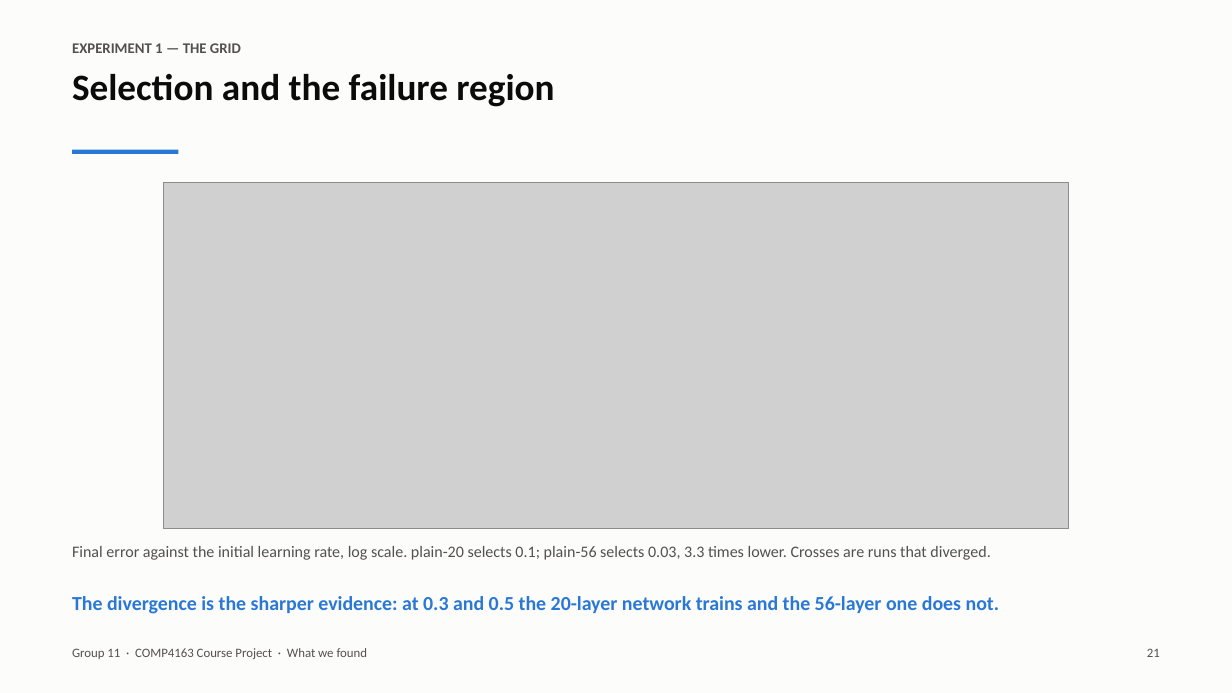
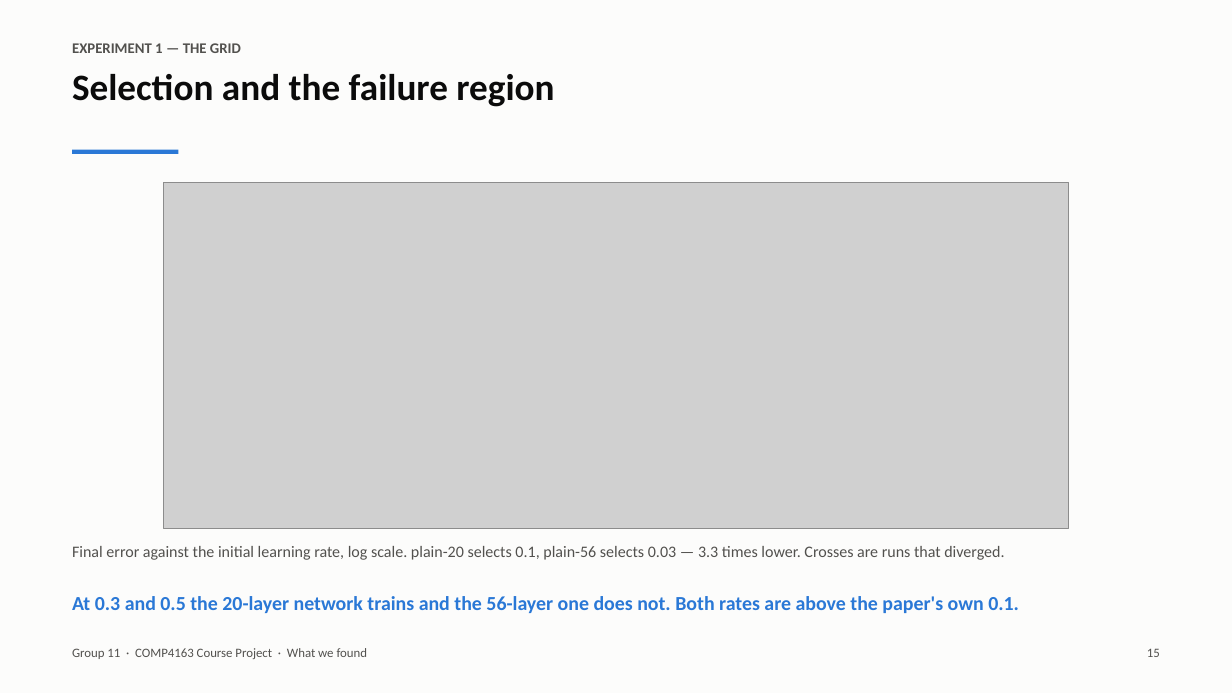
Before and after one commit to v68md6ttb2-ux/COMP4163-ResNet-Degradation, a slide deck: slide 15 of report/slides.pptx (slide 21 before the commit). Drawn at 1232x693 pixels with LibreOffice and Linux fonts; fonts in the diff are those of the drawing; grey boxes stand for pictures. Boxes give left, top, right and bottom in pixels: in the first picture for what was removed or moved away, otherwise in the second. Text is boxed around its words. In the diff, an @@ line names an element or a change of style, - is before the commit and + after.

Commit message:
Cut the deck from 37 slides to 25
Twenty main slides plus a divider and four backups, about 13 minutes of
speaking against the previous 20. What went:

- the stand-alone 'why it matters' slide and the architecture slide, whose
  points survive in the puzzle and hero slides
- the separate open-choices table, now a caption on the recipe table
- the standalone differences-of-means table, merged into the Table 6 slide
- the separate pre-registered-hypothesis slide, merged with the objection
- the gradients figure, left as one line on the mechanism slide (it is in the
  report and the backup sheet)
- two backup slides

Every graded element stays in the main flow: the extraction, the recipe and
its open choices, the three-seed table with the spread test, both experiments,
and the shown / not-shown conclusion.

```diff
--- a/report/slides.pptx
+++ b/report/slides.pptx
@@ text at (72, 546, 1004, 560): text changed @@
-Final error against the initial learning rate, log scale. plain-20 selects 0.1; plain-56 selects 0.03, 3.3 times lower. Crosses are runs that diverged.
+Final error against the initial learning rate, log scale. plain-20 selects 0.1, plain-56 selects 0.03 — 3.3 times lower. Crosses are runs that diverged.
@@ text at (72, 596, 1019, 613): text changed @@
-The divergence is the sharper evidence: at 0.3 and 0.5 the 20-layer network trains and the 56-layer one does not.
+At 0.3 and 0.5 the 20-layer network trains and the 56-layer one does not. Both rates are above the paper's own 0.1.
@@ text at (1147, 648, 1160, 657): text changed @@
-21
+15
```
Also in this commit, not shown: 22 other slides changed, 12 slides removed, 1 other file.
